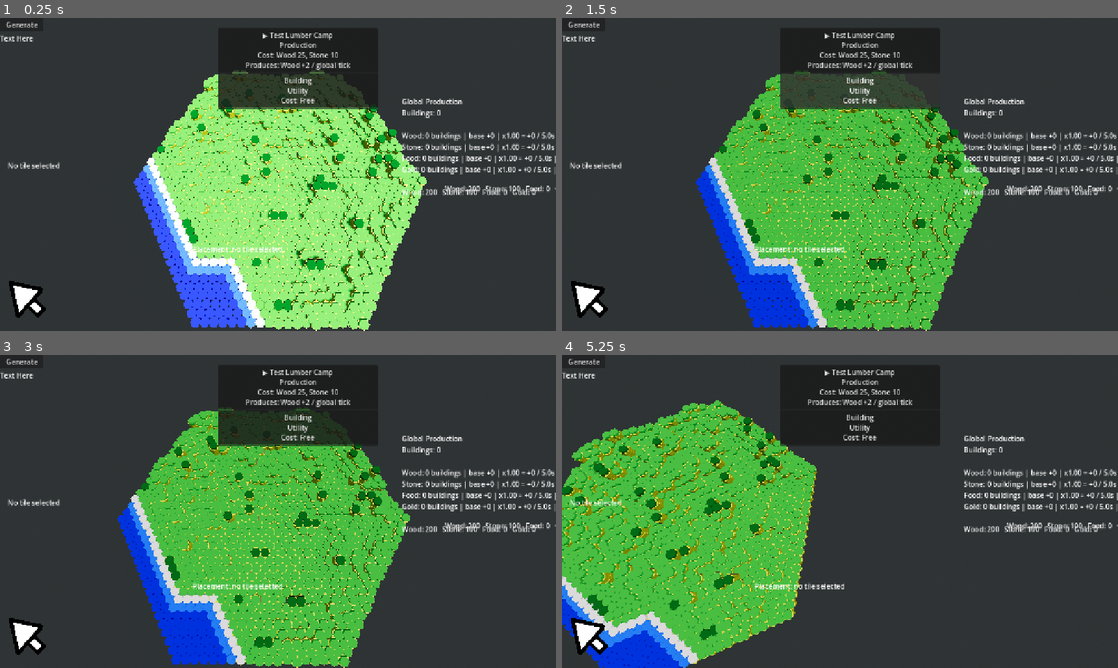
Above: before the commit, frames 1-4 (two rows, left to right).
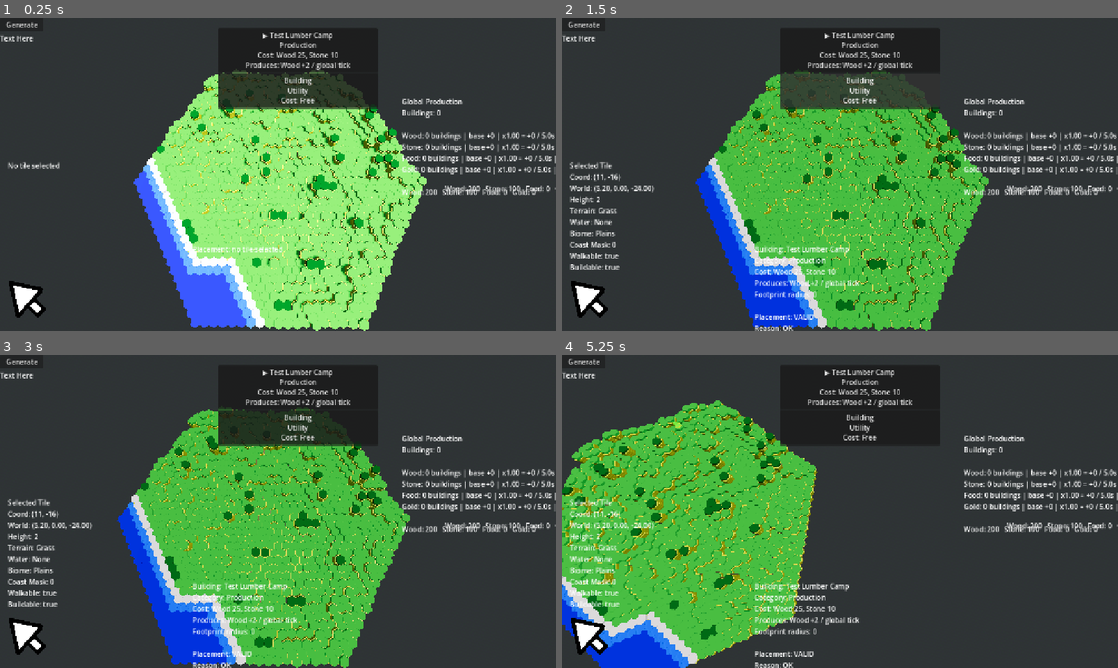
Above: after the commit, the same moments.

Repository: forzinkahd/HexaKingdomGameRepo
Game: Godot game, scene res://Scenes/GameScene.tscn
Same seed, same stepped clock (60 frames per second), same inputs: the game is played once before the commit and once after it.
Inputs (mouse positions are in pixels of both pictures, inside the frame that each line leads up to):
- Up to frame 1 (0.25 s): no input
- Up to frame 2 (1.5 s): click "▶ Test Lumber Camp Production…" at 0.5 s; click "Building Utility Cost: Free" at 1.25 s
- Up to frame 3 (3 s): click "Generate" at 2 s; tap Enter at 2.75 s; move the mouse to (400, 495) at 2.77 s; hold D (MoveRight) from 2.78 s (still down); tap 2 (Build) at 2.85 s; click (400, 495) at 2.92 s
- Up to frame 4 (5.25 s): move the mouse to (728, 527) at 3.52 s; release D (MoveRight) at 3.53 s; hold S (MoveBackwards) 3.53-4.28 s; tap Q (RotateCameraLeft) at 3.6 s; move the mouse to (895, 442) at 4.27 s; hold D (MoveRight) 4.28-5.03 s; hold E (RotateCameraRight) 4.28-5.03 s; move the mouse to (812, 574) at 5.02 s; hold W (MoveForward) from 5.03 s (still down); tap 1 (Select) at 5.1 s; click (812, 574) at 5.17 s

The runs differ from the first frame. In frame 1, 3.9% of the frame differs, in the area x 24-77%, y 16-100%; in frame 2, 5.2%, in the area x 1-77%, y 17-100%; in frame 3, 5.1%; in frame 4, 4.9%.

Commit message:
Stabilize WorldGen2 visuals and gameplay loop

Diff:
--- a/Scenes/TerrainVoxels/Rivers/tile_base_coast_a.tscn
+++ b/Scenes/TerrainVoxels/Rivers/tile_base_coast_a.tscn
@@ -5,4 +5,4 @@
 [node name="Tile_BaseCoast_A" type="Node3D" unique_id=826141985]
 
 [node name="hex_coast_A2" parent="." unique_id=1124708972 instance=ExtResource("1_7yfid")]
-transform = Transform3D(0.866, 0, 0, 0, 1, 0, 0, 0, 0.866, 0, 0, 0)
+transform = Transform3D(0.749978, 0, 0.433, 0, 1, 0, -0.433, 0, 0.749978, 0, 0, 0)
--- a/Scenes/TerrainVoxels/Rivers/tile_base_coast_b.tscn
+++ b/Scenes/TerrainVoxels/Rivers/tile_base_coast_b.tscn
@@ -5,4 +5,4 @@
 [node name="Tile_BaseCoast_B" type="Node3D" unique_id=1749128193]
 
 [node name="hex_coast_B2" parent="." unique_id=1710418232 instance=ExtResource("1_12j8i")]
-transform = Transform3D(0.866, 0, 0, 0, 1, 0, 0, 0, 0.866, 0, 0, 0)
+transform = Transform3D(0.749978, 0, 0.433, 0, 1, 0, -0.433, 0, 0.749978, 0, 0, 0)
--- a/Scenes/TerrainVoxels/Rivers/tile_base_coast_c.tscn
+++ b/Scenes/TerrainVoxels/Rivers/tile_base_coast_c.tscn
@@ -5,4 +5,4 @@
 [node name="Tile_BaseCoast_C" type="Node3D" unique_id=1525745735]
 
 [node name="hex_coast_C2" parent="." unique_id=2027785144 instance=ExtResource("1_b0g7d")]
-transform = Transform3D(0.866, 0, 0, 0, 1, 0, 0, 0, 0.866, 0, 0, 0)
+transform = Transform3D(0.749978, 0, 0.433, 0, 1, 0, -0.433, 0, 0.749978, 0, 0, 0)
--- a/Scenes/TerrainVoxels/Rivers/tile_base_coast_d.tscn
+++ b/Scenes/TerrainVoxels/Rivers/tile_base_coast_d.tscn
@@ -5,4 +5,4 @@
 [node name="Tile_BaseCoast_D" type="Node3D" unique_id=1842217944]
 
 [node name="hex_coast_D2" parent="." unique_id=780272691 instance=ExtResource("1_bry3f")]
-transform = Transform3D(0.866, 0, 0, 0, 1, 0, 0, 0, 0.866, 0, 0, 0)
+transform = Transform3D(0.749978, 0, 0.433, 0, 1, 0, -0.433, 0, 0.749978, 0, 0, 0)
--- a/Scenes/TerrainVoxels/Rivers/tile_base_coast_e.tscn
+++ b/Scenes/TerrainVoxels/Rivers/tile_base_coast_e.tscn
@@ -5,4 +5,4 @@
 [node name="Tile_BaseCoast_E" type="Node3D" unique_id=1898609450]
 
 [node name="hex_coast_E2" parent="." unique_id=1896572231 instance=ExtResource("1_jblav")]
-transform = Transform3D(0.866, 0, 0, 0, 1, 0, 0, 0, 0.866, 0, 0, 0)
+transform = Transform3D(0.749978, 0, 0.433, 0, 1, 0, -0.433, 0, 0.749978, 0, 0, 0)
--- a/scripts/WorldRender/world_renderer_v2.gd
+++ b/scripts/WorldRender/world_renderer_v2.gd
@@ -3,6 +3,10 @@
 
 
 @export var use_debug_materials: bool = true
+@export_group("Visual Orientation")
+@export var tile_visual_yaw_offset_degrees: float = 30.0
+@export var padding_visual_yaw_offset_degrees: float = 0.0
+@export var apply_tile_visual_yaw_offset: bool = true
 
 var _debug_materials: Dictionary = {}
 
@@ -34,6 +38,10 @@
 		return
 	node.name = "Tile_%s_%s" % [tile.coord.x, tile.coord.y]
 	node.position = Vector3(tile.world_position.x, _tile_y(tile, settings), tile.world_position.z)
+
+	if apply_tile_visual_yaw_offset:
+		node.rotation.y += deg_to_rad(tile_visual_yaw_offset_degrees)
+
 	if tile.coast_variant_index >= 0:
 		print("Coast rotation currently commented out here")
 		#node.rotation.y = tile.coast_yaw
@@ -57,6 +65,10 @@
 			continue
 		padding.name = "Padding_%s_%s_%s" % [tile.coord.x, tile.coord.y, i]
 		padding.position = Vector3(tile.world_position.x, float(i) * settings.height_step, tile.world_position.z)
+
+		if apply_tile_visual_yaw_offset:
+			padding.rotation.y += deg_to_rad(padding_visual_yaw_offset_degrees)
+
 		_tag_tile_node_recursive(padding, tile)
 		root.add_child(padding)
 
